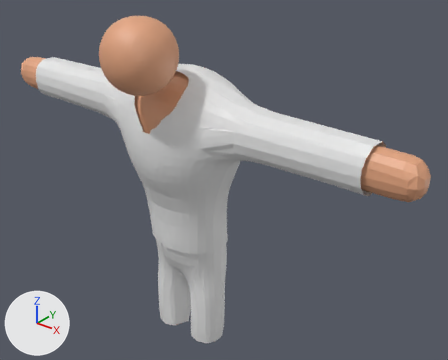
The Blender file Assets/Models/Player and skins/BIG BOSS.blend: old version first, new version second.
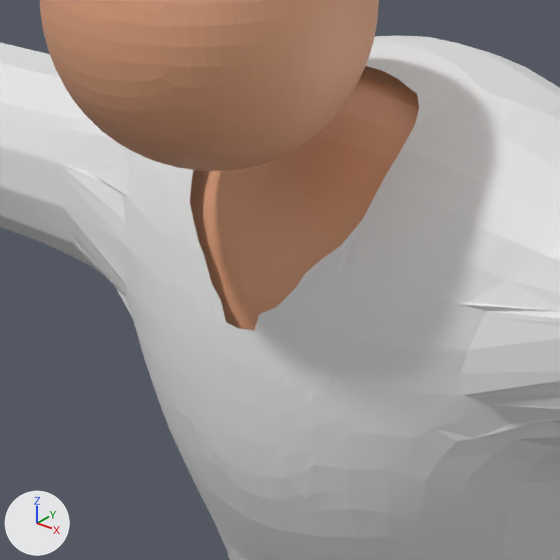
There are two pictures of each version: one whole from a camera (50 mm lens) standing at (1.885, -2.063, 2.277) and looking at (0.167, 0.084, 0.946), one close up on the part from 20% to 50% of the width and 15% to 52% of the height. The axes (+X, +Y, +Z) are drawn at lower left. The lights are the same throughout.
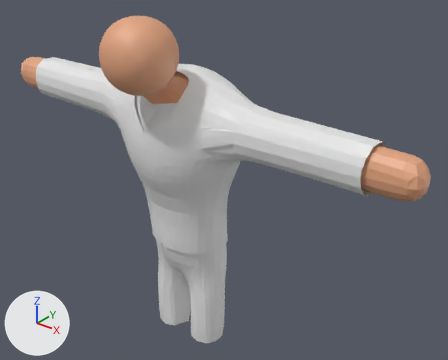
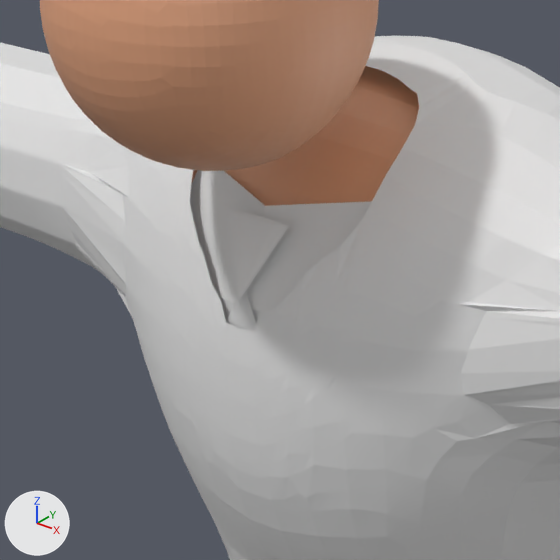
What changed in the scene script:
```text
Add me_plane_002:
    me_plane_002.from_pydata([(-0.67, -0.67, 0.0), (0.67, -0.67, 0.0), (-0.79, 1.07, 0.0), (0.79, 1.07, 0.0), (-0.92, 0.0, 0.0), (0.0, -0.92, 0.0), (0.92, 0.0, 0.0), (0.0, 0.73, 0.0), (0.0, 0.0, 0.0)], [], [(0, 5, 8, 4), (5, 1, 6, 8), (8, 6, 3, 7), (4, 8, 7, 2)])
Add me_cone_001:
    me_cone_001.from_pydata(...)  # 33 vertices, 33 faces; spans x -0.98..0.98, y -0.35..1.46, z -0.99..1.0
Add ob_plane:
    ob_plane = bpy.data.objects.new('Plane', me_plane_002)
    ob_plane.location = (0.0, -0.255, 1.28)
    ob_plane.rotation_euler = (1.571, 0.0, 0.0)  # degrees (90, 0, 0)
    ob_plane.scale = (0.189, 0.172, 1.0)
    _m = ob_plane.modifiers.new('Shrinkwrap', 'SHRINKWRAP')
    _m.target = ob_cylinder
    _m.offset = 0.015
Add ob_cone_001:
    ob_cone_001 = bpy.data.objects.new('Cone.001', me_cone_001)
    ob_cone_001.location = (0.0, -0.253, 1.26)
    ob_cone_001.rotation_euler = (-0.058, 6.277, 3.144)  # degrees (-3.3, 360, 180)
    ob_cone_001.scale = (0.0464, 0.00644, 0.0464)
Add ob_cone:
    ob_cone = bpy.data.objects.new('Cone', me_cone_001.copy())
    ob_cone.location = (0.0, -0.247, 1.331)
    ob_cone.rotation_euler = (0.264, 3.142, 0.0)  # degrees (15, 180, 0)
    ob_cone.scale = (0.0464, 0.00644, 0.0464)
```

Location of each change, (x1, y1, x2, y2) in pixels of the close-ups (560 x 560 px):
'Plane', added
    after: (190, 170, 372, 323)
'Cone', added
    after: (227, 209, 288, 302)
'Cone.001', added
    after: (227, 291, 256, 331)
